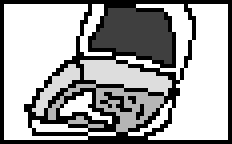
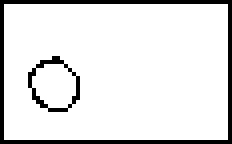
Layered file, before and after one edit (232px x 144px). Changes by layer:
hid "Layer 3" over bbox(56, 88, 144, 128)
hid "Layer 2", painted on it over bbox(24, 4, 196, 140)
added layer "Layer 13" above "Background" over bbox(28, 56, 80, 112)
